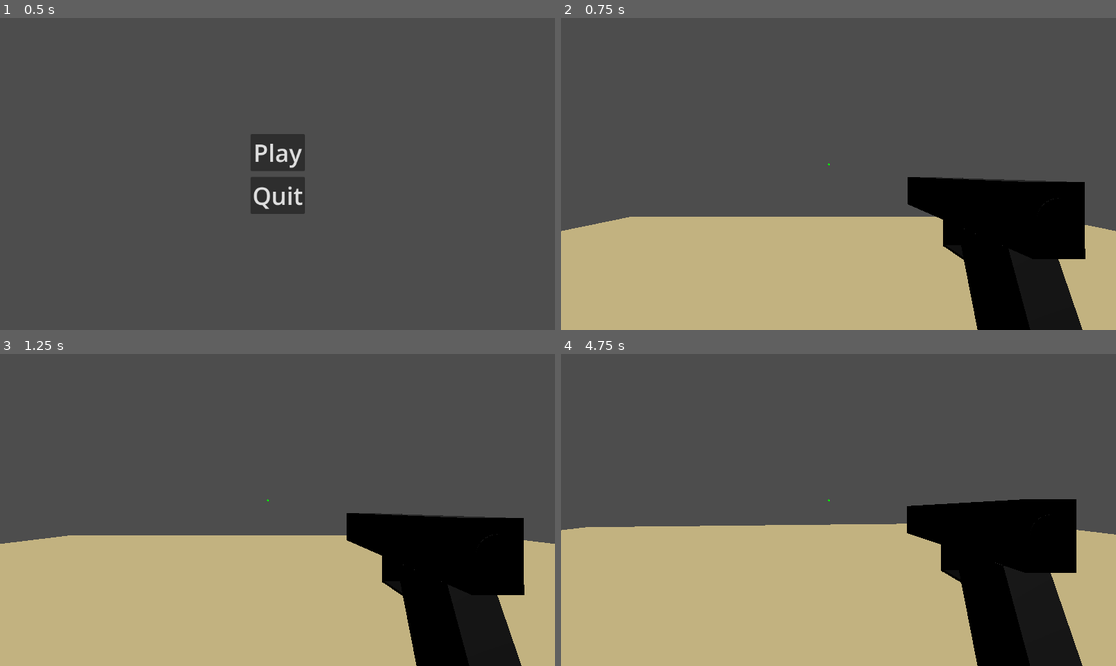
Above: before the commit, frames 1-4 (two rows, left to right).
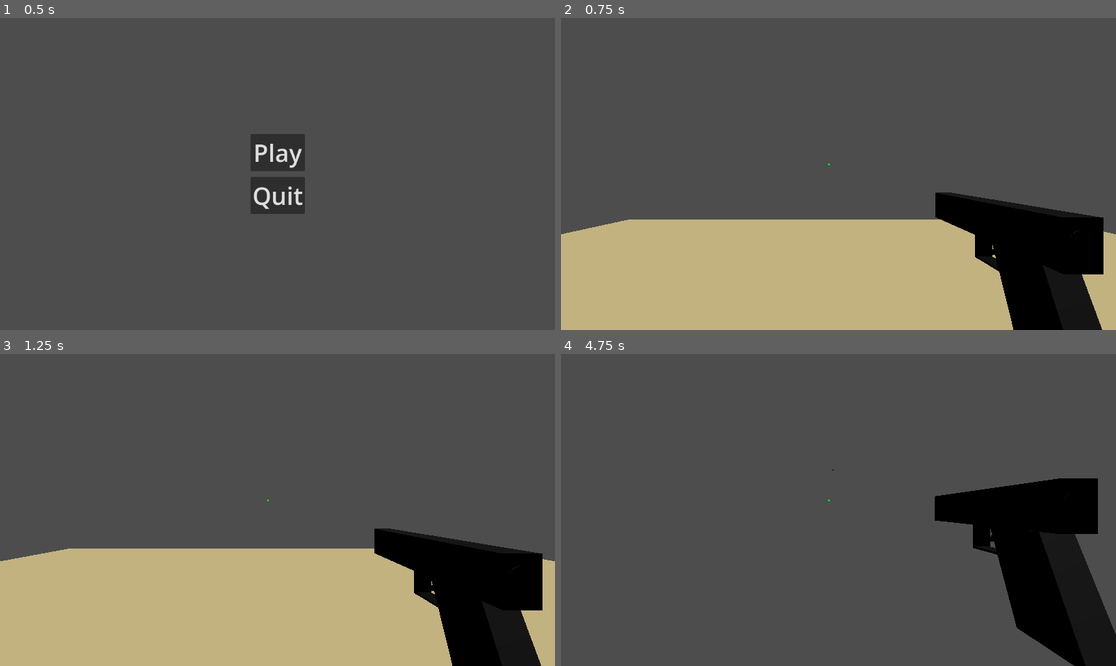
Above: after the commit, the same moments.

Repository: GazizVR/special-shot
Game: Godot game, scene res://scenes/Menu.tscn
The game is run twice, just before and just after one commit, with the same random seed, the same clock (stepped at 60 frames per second) and the same inputs.
Inputs (mouse positions are in pixels of both pictures, inside the frame that each line leads up to):
- Up to frame 1 (0.5 s): no input
- Up to frame 2 (0.75 s): click "Play" at 0.5 s
- Up to frame 3 (1.25 s): no input
- Up to frame 4 (4.75 s): move the mouse to (866, 510) at 1.27 s; hold W (walk_forward) from 1.28 s (still down); tap Ctrl (crouch) at 1.35, 2.1, 3.05, 3.6, 4.35 s; move the mouse to (810, 510) at 2.02 s; move the mouse to (849, 503) at 2.77 s; click (849, 503) at 2.85 s; move the mouse to (832, 516) at 3.52 s; move the mouse to (877, 513) at 4.27 s

Frame 1 is identical in both runs. In frame 2, 6.4% of the frame differs, in the area x 0-100%, y 51-100%; in frame 3, 8.8%; in frame 4, 42%, in the area x 0-100%, y 36-100%.

Commit message:
fix(player): использование position instead global_position in crouch handler

Diff:
--- a/scenes/Player.tscn
+++ b/scenes/Player.tscn
@@ -3,21 +3,21 @@
 [ext_resource type="PackedScene" uid="uid://bbl0hgeru6g3v" path="res://models/Player.glb" id="1_3vyb7"]
 [ext_resource type="Script" uid="uid://govfvmcim26r" path="res://scripts/player.gd" id="1_g2els"]
 
-[sub_resource type="SphereShape3D" id="SphereShape3D_u8vuu"]
+[sub_resource type="CapsuleShape3D" id="CapsuleShape3D_g2els"]
 
 [node name="Player" type="CharacterBody3D" unique_id=457187399]
 transform = Transform3D(-1, 0, -1.509958e-07, 0, 1, 0, 1.509958e-07, 0, -1, 0, 0, 0)
 script = ExtResource("1_g2els")
 
 [node name="Body" type="CollisionShape3D" parent="." unique_id=898352365]
-transform = Transform3D(1, 0, 0, 0, 1, 0, 0, 0, 1, 0, 0.777, 0)
-shape = SubResource("SphereShape3D_u8vuu")
+transform = Transform3D(1, 0, 0, 0, 1, 0, 0, 0, 1, 0, 0.6, 0)
+shape = SubResource("CapsuleShape3D_g2els")
 
 [node name="Model" parent="." unique_id=1634859597 instance=ExtResource("1_3vyb7")]
-transform = Transform3D(0.24999884, -0.0007619756, -5.505493e-05, 0.0007619927, 0.24999882, 7.801618e-05, 5.4816886e-05, -7.818362e-05, 0.24999999, -0.000119924545, 0.26299995, -0.004170954)
+transform = Transform3D(0.35, 0, 0, 0, 0.35, 0, 0, 0, 0.35, 0, 0, 0)
 
 [node name="Camera" type="Camera3D" parent="." unique_id=810746517]
-transform = Transform3D(-1, 0, -8.742278e-08, 0, 1, 0, 8.742278e-08, 0, -1, 0, 1.335, 0.16)
+transform = Transform3D(-1, 0, -8.742278e-08, 0, 1, 0, 8.742278e-08, 0, -1, 0, 1.45, 0.25)
 
 [node name="Hand" type="Node3D" parent="." unique_id=265009307]
-transform = Transform3D(1, 0, 0, 0, 1, 0, 0, 0, 1, -0.5, 1, 1)
+transform = Transform3D(1, 0, 0, 0, 1, 0, 0, 0, 1, -0.75, 1, 1.25)
--- a/scripts/player.gd
+++ b/scripts/player.gd
@@ -27,7 +27,7 @@
 	var direction = Vector3.ZERO
 	if not is_on_floor():
 		if global_position.y < 0.5:
-			global_position = Vector3(0,1,0)
+			global_position = Vector3(0,2,0)
 			return
 		direction.y -= gravity * delta
 		target_velocity.y = direction.y
@@ -37,14 +37,14 @@
 			if is_crouch:
 				$Body.scale.y *= crouch_per
 				$Model.scale.y *= crouch_per
-				$Camera.global_position.y *= crouch_per
-				$Hand.global_position.y *= crouch_per
+				$Camera.position.y *= crouch_per
+				$Hand.position.y *= crouch_per
 				speed *= crouch_per
 			else:
 				$Body.scale.y /= crouch_per
 				$Model.scale.y /= crouch_per
-				$Camera.global_position.y /= crouch_per
-				$Hand.global_position.y /= crouch_per
+				$Camera.position.y /= crouch_per
+				$Hand.position.y /= crouch_per
 				speed /= crouch_per
 		if Input.is_action_pressed("walk_forward"):
 			direction += global_transform.basis.z
Not shown, added: export_presets.cfg
